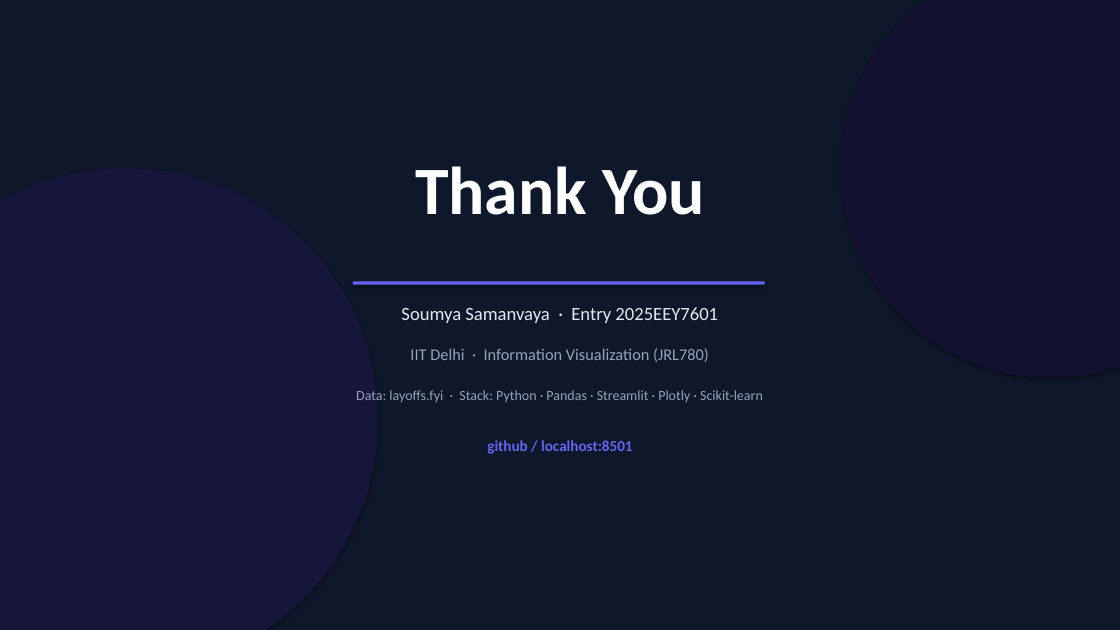
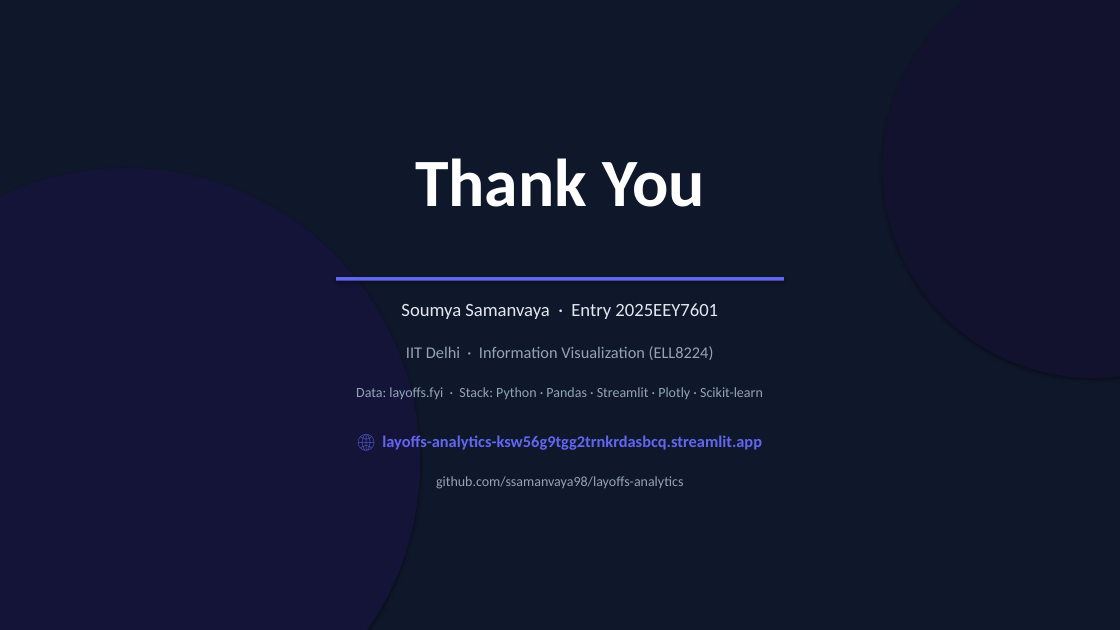
Before and after one commit to ssamanvaya98/layoffs-analytics, a slide deck: slide 28 of TechLayoffs_Presentation_FULL.pptx (slide 22 before the commit). Drawn at 1120x630 pixels with LibreOffice and Linux fonts; fonts in the diff are those of the drawing. Boxes give left, top, right and bottom in pixels: in the first picture for what was removed or moved away, otherwise in the second. Text is boxed around its words. In the diff, an @@ line names an element or a change of style, - is before the commit and + after.

```diff
--- a/TechLayoffs_Presentation_FULL.pptx
+++ b/TechLayoffs_Presentation_FULL.pptx
@@ ellipse: place and size @@
-ellipse at box(840, 0, 1120, 378)
+ellipse at box(882, 0, 1120, 378)
@@ ellipse at box(882, 0, 1120, 378): fill #121230 to #12122E @@
@@ text "Thank You": place and size @@
-text "Thank You" at box(415, 166, 704, 215)
+text "Thank You" at box(415, 158, 704, 207)
@@ ellipse: place and size @@
-ellipse at box(0, 168, 378, 630)
+ellipse at box(0, 168, 420, 630)
@@ ellipse at box(0, 168, 420, 630): fill #16163A to #141438 @@
@@ text "Soumya Samanvaya · Entry 2025EEY7601": place and size @@
-text "Soumya Samanvaya · Entry 2025EEY7601" at box(401, 307, 718, 323)
+text "Soumya Samanvaya · Entry 2025EEY7601" at box(401, 303, 718, 319)
@@ rectangle: place and size @@
-rectangle at box(353, 281, 765, 285)
+rectangle at box(336, 277, 784, 281)
@@ text at box(406, 346, 714, 360): text changed @@
-IIT Delhi · Information Visualization (JRL780)
+IIT Delhi · Information Visualization (ELL8224)
@@ text at box(382, 435, 762, 450): text changed; size 13 to 14 pt @@
-github / localhost:8501
+🌐 layoffs-analytics-ksw56g9tgg2trnkrdasbcq.streamlit.app
@@ text added at box(436, 476, 683, 489), 12 pt, text #94A3B8 @@
+github.com/ssamanvaya98/layoffs-analytics
```
Also in this commit, not shown: 5 other slides changed, 22 slides added, 16 slides removed, 6 other files.
